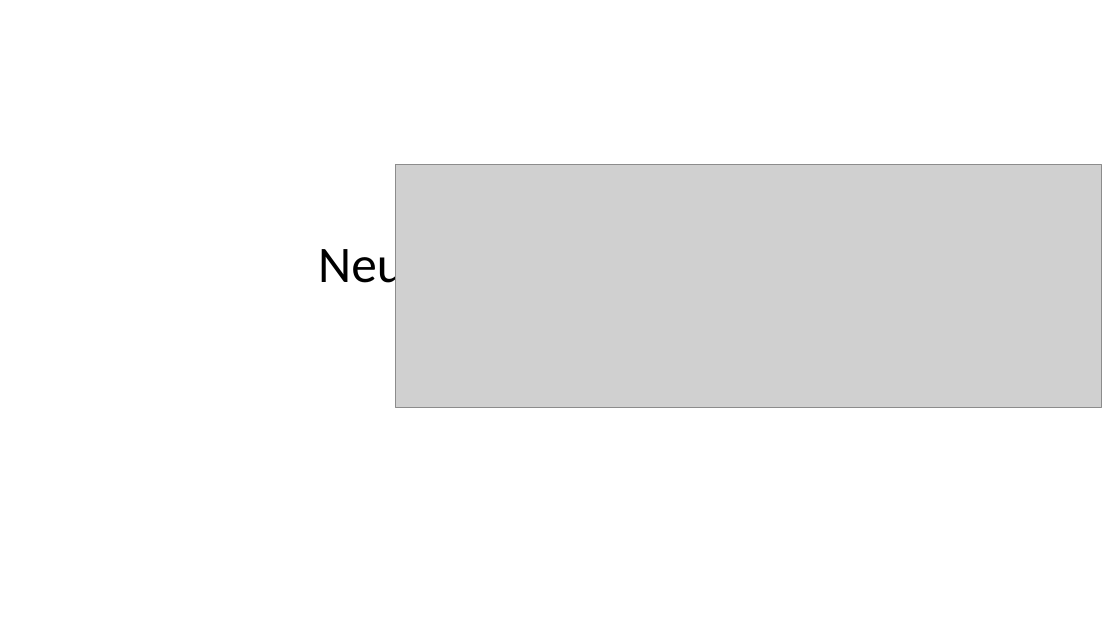
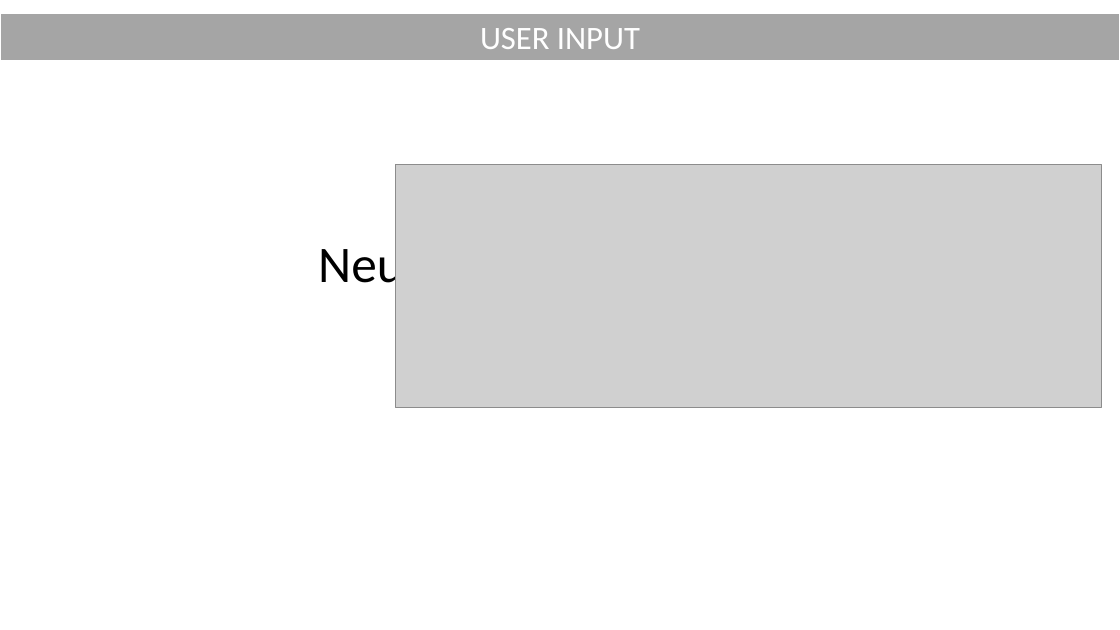
Before and after one commit to ggonzalezp/pubmedkg_recommender, a slide deck: slide 2 of presentation_pubmedkg.pptx. Drawn at 1120x630 pixels with LibreOffice and Linux fonts; fonts in the diff are those of the drawing; grey boxes stand for pictures. Boxes give left, top, right and bottom in pixels: in the first picture for what was removed or moved away, otherwise in the second. Text is boxed around its words. In the diff, an @@ line names an element or a change of style, - is before the commit and + after.

```diff
--- a/presentation_pubmedkg.pptx
+++ b/presentation_pubmedkg.pptx
@@ rectangle added at (x1=0, y1=13, x2=1120, y2=60), fill #A5A5A5, outline #FFFFFF 1.5 pt, 28 pt, text #FFFFFF @@
+USER INPUT
```
Also in this commit, not shown: 1 other slide changed, 9 slides added, 6 slides removed, 3 other files.
